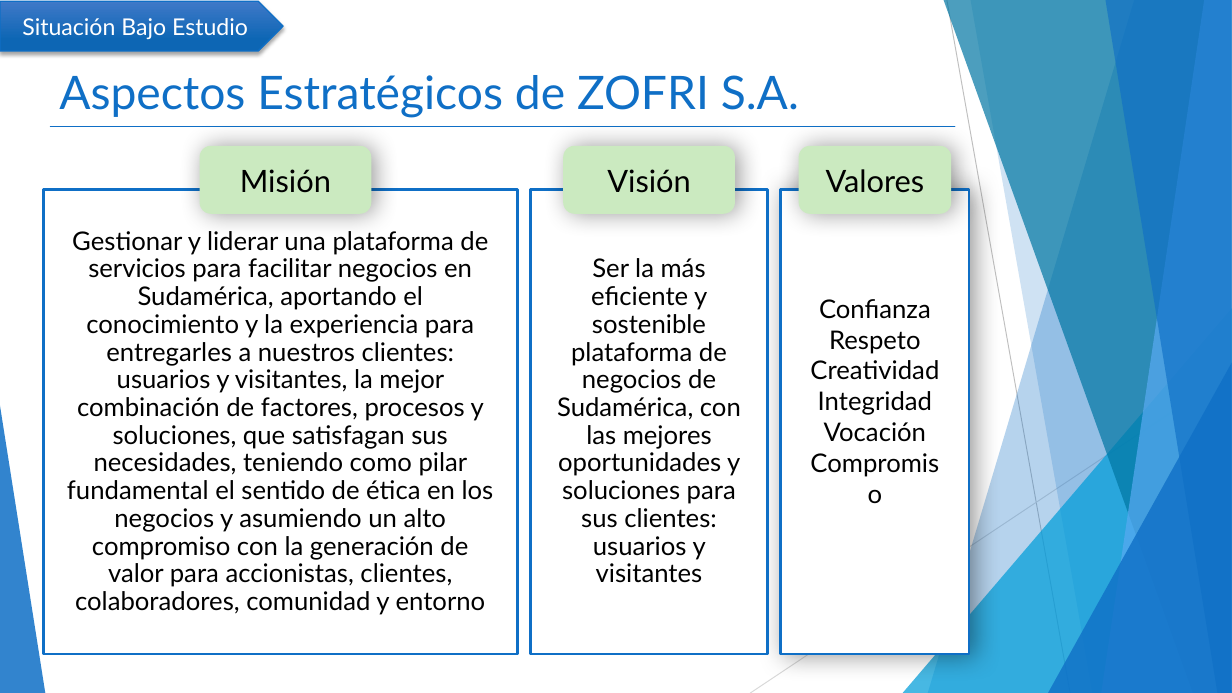
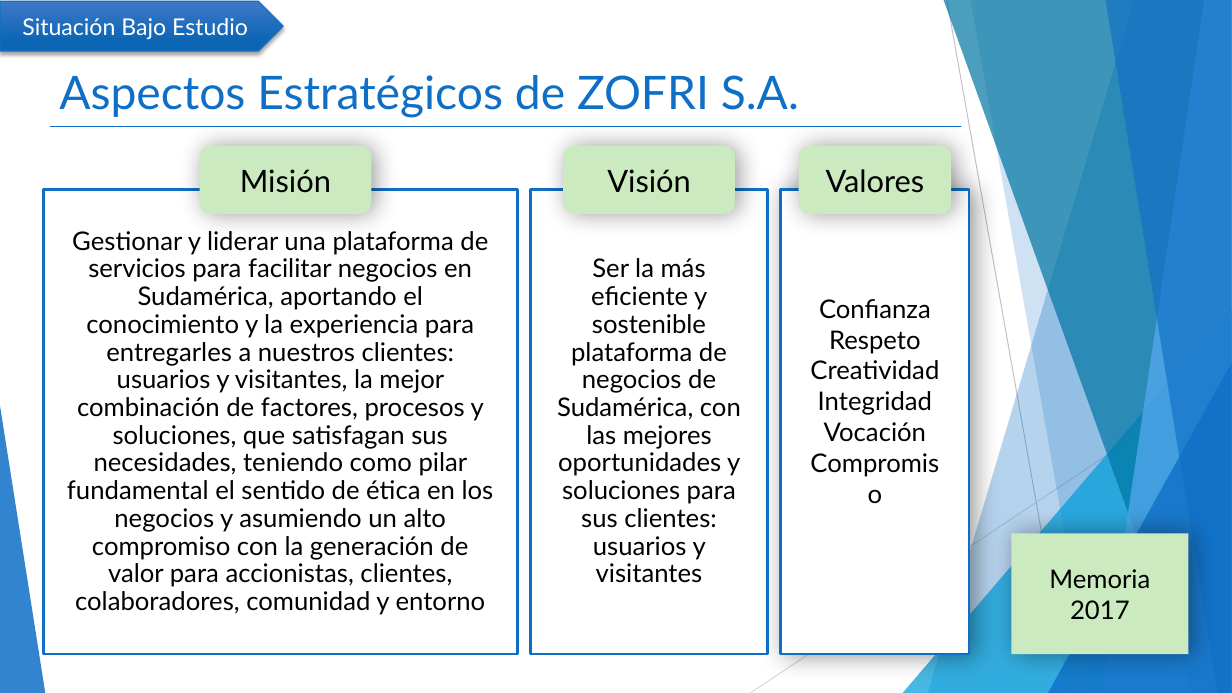
Before and after one commit to mcamara75/tituloUnap, a slide deck: slide 7 of 2018/TT IQQ 2018 Camara y Garay.pptx. Drawn at 1232x693 pixels with LibreOffice and Linux fonts; fonts in the diff are those of the drawing. Boxes give left, top, right and bottom in pixels: in the first picture for what was removed or moved away, otherwise in the second. Text is boxed around its words. In the diff, an @@ line names an element or a change of style, - is before the commit and + after.

```diff
--- a/2018/TT IQQ 2018 Camara y Garay.pptx
+++ b/2018/TT IQQ 2018 Camara y Garay.pptx
@@ line moved from (51, 127) - (955, 127) to (51, 127) - (961, 127) @@
@@ rectangle added at (1012,533,1189,654), fill #CBEAC0, 20 pt, text #000000 @@
+Memoria
+2017
```
Also in this commit, not shown: 16 other slides changed.
